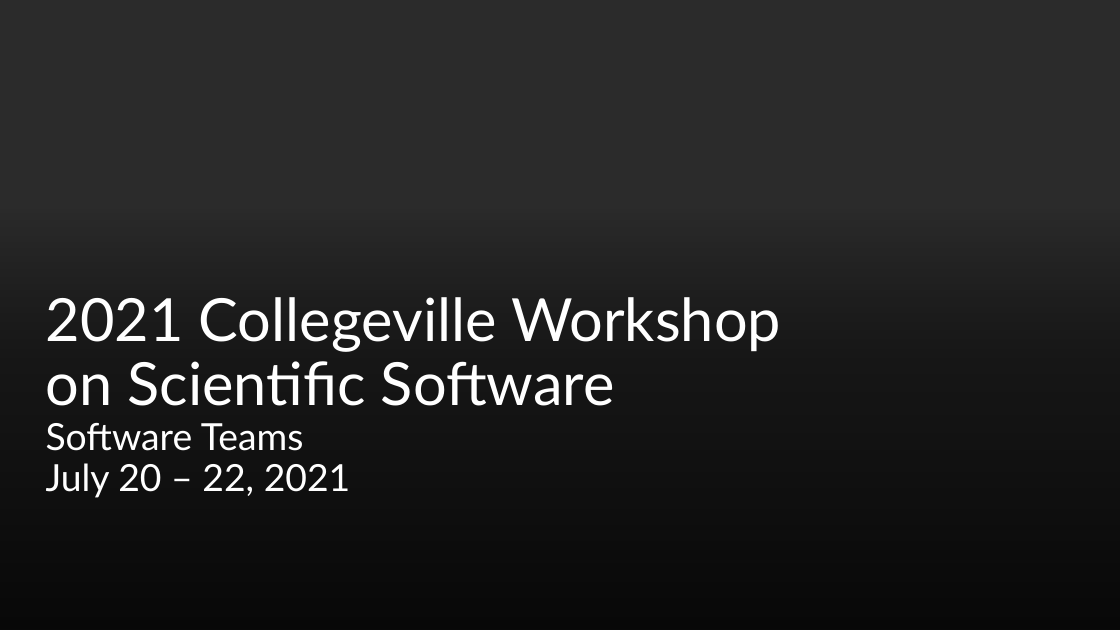
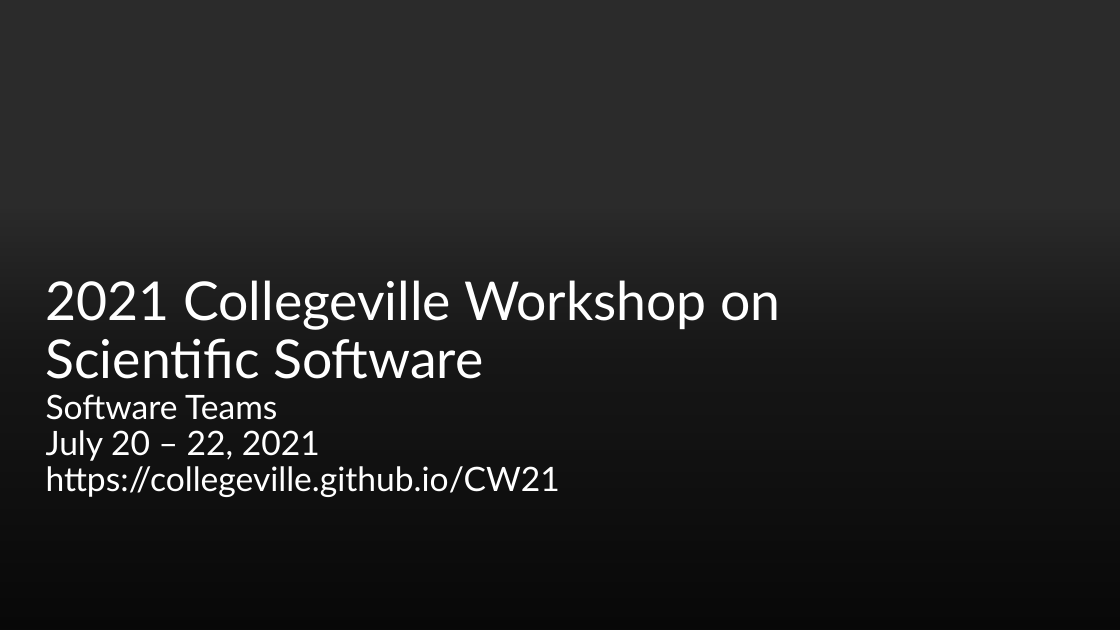
Before and after one commit to Collegeville/CW21, a slide deck: slide 1 of assets/Collegeville21WorkshopImages.pptx. Drawn at 1120x630 pixels with LibreOffice and Linux fonts; fonts in the diff are those of the drawing; background and template pictures are left out; a plain dark background stands for a picture behind light text. Boxes give left, top, right and bottom in pixels: in the first picture for what was removed or moved away, otherwise in the second. Text is boxed around its words. In the diff, an @@ line names an element or a change of style, - is before the commit and + after.

```diff
--- a/assets/Collegeville21WorkshopImages.pptx
+++ b/assets/Collegeville21WorkshopImages.pptx
@@ title at (x1=46, y1=280, x2=780, y2=497): text changed; size 51 to 28.8 pt @@
-2021 Collegeville Workshop on Scientific Software
-Software Teams
-July 20 – 22, 2021
+2021 Collegeville Workshop on Scientific Software
+Software Teams
+July 20 – 22, 2021
+https://collegeville.github.io/CW21
```
Also in this commit, not shown: 2 other files.
